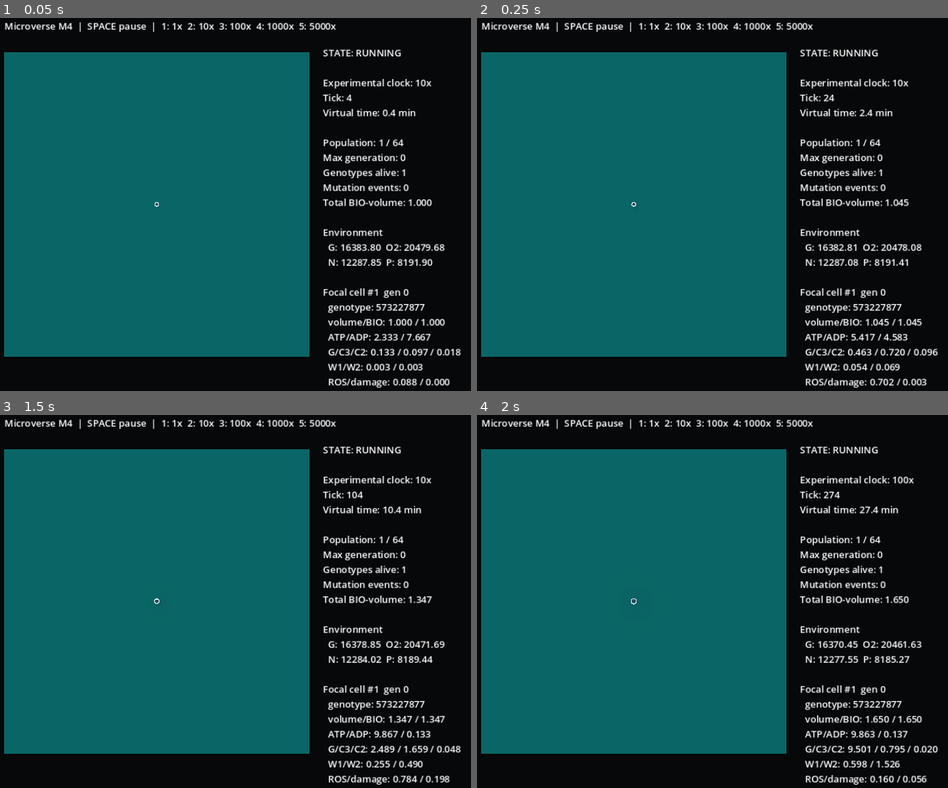
Above: before the commit, frames 1-4 (two rows, left to right).
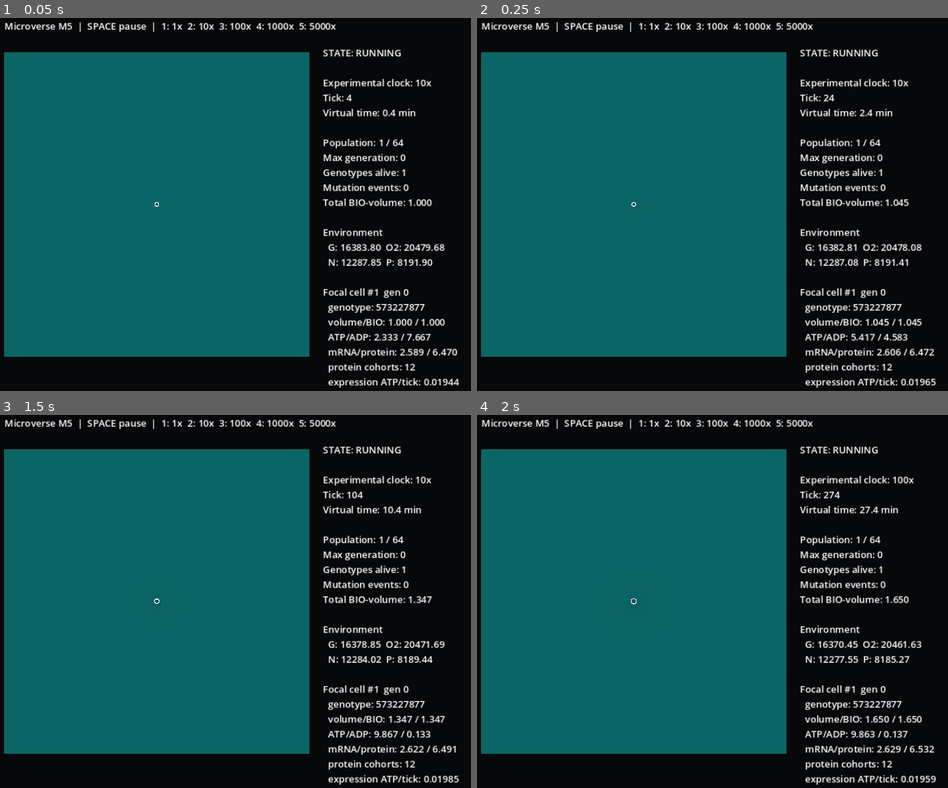
Above: after the commit, the same moments.

Repository: Feynman26/Microverse
Game: Godot game, scene res://src/ui/main.tscn
The game is run twice, just before and just after one commit, with the same random seed, the same clock (stepped at 60 frames per second) and the same inputs.
Inputs:
- Up to frame 1 (0.05 s): no input
- Up to frame 2 (0.25 s): no input
- Up to frame 3 (1.5 s): tap Enter at 0.5 s; tap 1 at 0.6 s; tap Space at 0.77, 1.07 s; tap 2 at 0.8, 1.35 s
- Up to frame 4 (2 s): tap Space at 1.52, 1.82 s; tap 3 at 1.55 s

The runs differ from the first frame. In frame 1, 1.1% of the frame differs, in the area x 14-98%, y 1-100%; in frame 2, 1.1%; in frame 3, 1.1%; in frame 4, 1.1%.

Commit message:
feat: expose M5 molecular phenotype in observer UI

Diff:
--- a/src/ui/main.gd
+++ b/src/ui/main.gd
@@ -34,18 +34,12 @@
 	if not event is InputEventKey or not event.pressed or event.echo:
 		return
 	match event.keycode:
-		KEY_SPACE:
-			paused = not paused
-		KEY_1:
-			time_multiplier = 1.0
-		KEY_2:
-			time_multiplier = 10.0
-		KEY_3:
-			time_multiplier = 100.0
-		KEY_4:
-			time_multiplier = 1000.0
-		KEY_5:
-			time_multiplier = 5000.0
+		KEY_SPACE: paused = not paused
+		KEY_1: time_multiplier = 1.0
+		KEY_2: time_multiplier = 10.0
+		KEY_3: time_multiplier = 100.0
+		KEY_4: time_multiplier = 1000.0
+		KEY_5: time_multiplier = 5000.0
 
 func _draw() -> void:
 	_draw_glucose_field()
@@ -63,22 +57,19 @@
 
 func _draw_cells() -> void:
 	for cell in simulation.cells:
-		var cell_position: Vector2 = cell.position
-		var cell_volume: float = float(cell.volume)
-		var screen_position: Vector2 = WORLD_ORIGIN + cell_position * TILE_PX + Vector2(TILE_PX * 0.5, TILE_PX * 0.5)
-		var radius: float = maxf(2.5, sqrt(cell_volume) * 4.0)
+		var screen_position: Vector2 = WORLD_ORIGIN + cell.position * TILE_PX + Vector2(TILE_PX * 0.5, TILE_PX * 0.5)
+		var radius: float = maxf(2.5, sqrt(float(cell.volume)) * 4.0)
 		draw_circle(screen_position, radius, Color(0.88, 0.93, 0.96, 1.0))
 		draw_circle(screen_position, maxf(1.0, radius - 1.5), Color(0.16, 0.30, 0.34, 1.0))
 
 func _create_labels() -> void:
 	_status_label = Label.new()
 	_status_label.position = Vector2(555.0, 60.0)
-	_status_label.size = Vector2(360.0, 620.0)
+	_status_label.size = Vector2(380.0, 680.0)
 	add_child(_status_label)
-
 	_help_label = Label.new()
 	_help_label.position = Vector2(20.0, 15.0)
-	_help_label.text = "Microverse M4  |  SPACE pause  |  1: 1x  2: 10x  3: 100x  4: 1000x  5: 5000x"
+	_help_label.text = "Microverse M5  |  SPACE pause  |  1: 1x  2: 10x  3: 100x  4: 1000x  5: 5000x"
 	add_child(_help_label)
 
 func _update_status() -> void:
@@ -111,13 +102,20 @@
 		return "Focal cell: none (extinction)\n"
 	var cell = simulation.cells[0]
 	var dominant: Dictionary = _dominant_flux(cell)
+	var mrna_total: float = cell.expression_state.total_mrna()
+	var protein_total: float = cell.expression_state.total_protein()
+	var cohort_count: int = cell.expression_state.cohort_records().size()
+	var expression_cost: float = float(cell.last_expression_stats.get("atp_cost", 0.0))
 	return (
 		"Focal cell #%d  gen %d\n" % [cell.id, cell.generation]
 		+ "  genotype: %d\n" % cell.genome.fingerprint()
 		+ "  volume/BIO: %.3f / %.3f\n" % [cell.volume, cell.pool("BIO")]
 		+ "  ATP/ADP: %.3f / %.3f\n" % [cell.pool("ATP"), cell.pool("ADP")]
+		+ "  mRNA/protein: %.3f / %.3f\n" % [mrna_total, protein_total]
+		+ "  protein cohorts: %d\n" % cohort_count
+		+ "  expression ATP/tick: %.5f\n" % expression_cost
 		+ "  G/C3/C2: %.3f / %.3f / %.3f\n" % [cell.pool("G"), cell.pool("C3"), cell.pool("C2")]
-		+ "  W1/W2: %.3f / %.3f\n" % [cell.pool("W1"), cell.pool("W2")]
+		+ "  W1/W2/X: %.3f / %.3f / %.3f\n" % [cell.pool("W1"), cell.pool("W2"), cell.pool("X")]
 		+ "  ROS/damage: %.3f / %.3f\n" % [cell.pool("ROS"), cell.damage]
 		+ "  dominant flux: %s %.5f\n\n" % [dominant["reaction_id"], dominant["flux"]]
 	)
